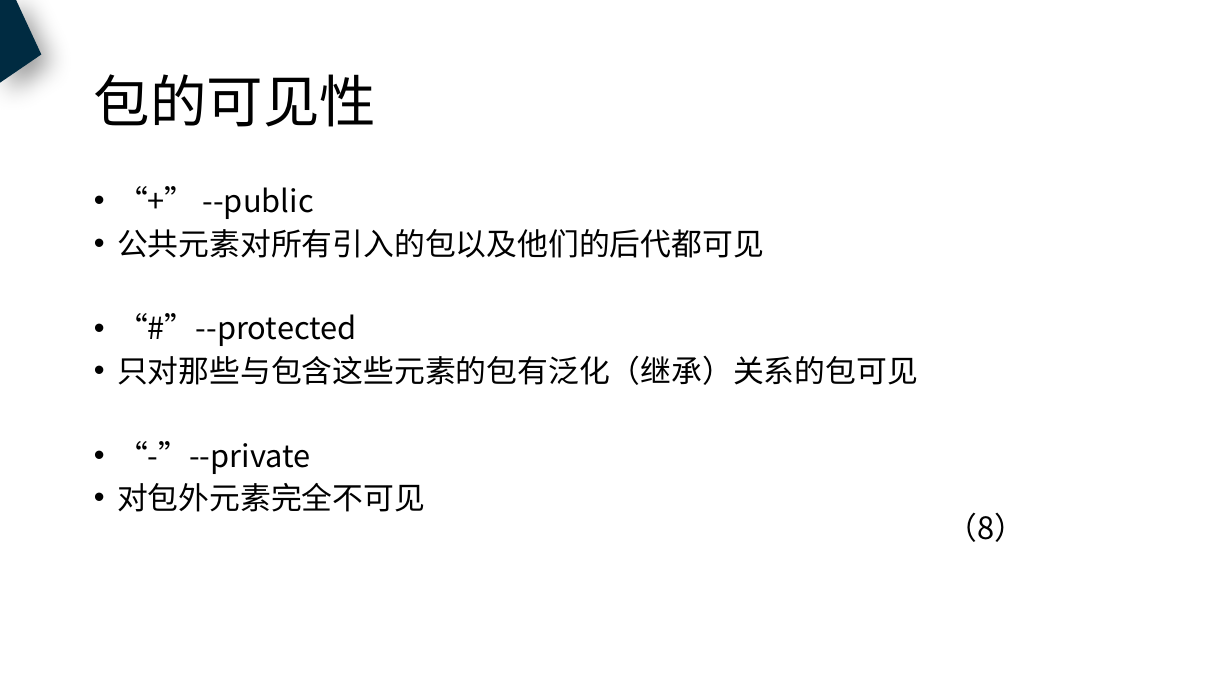
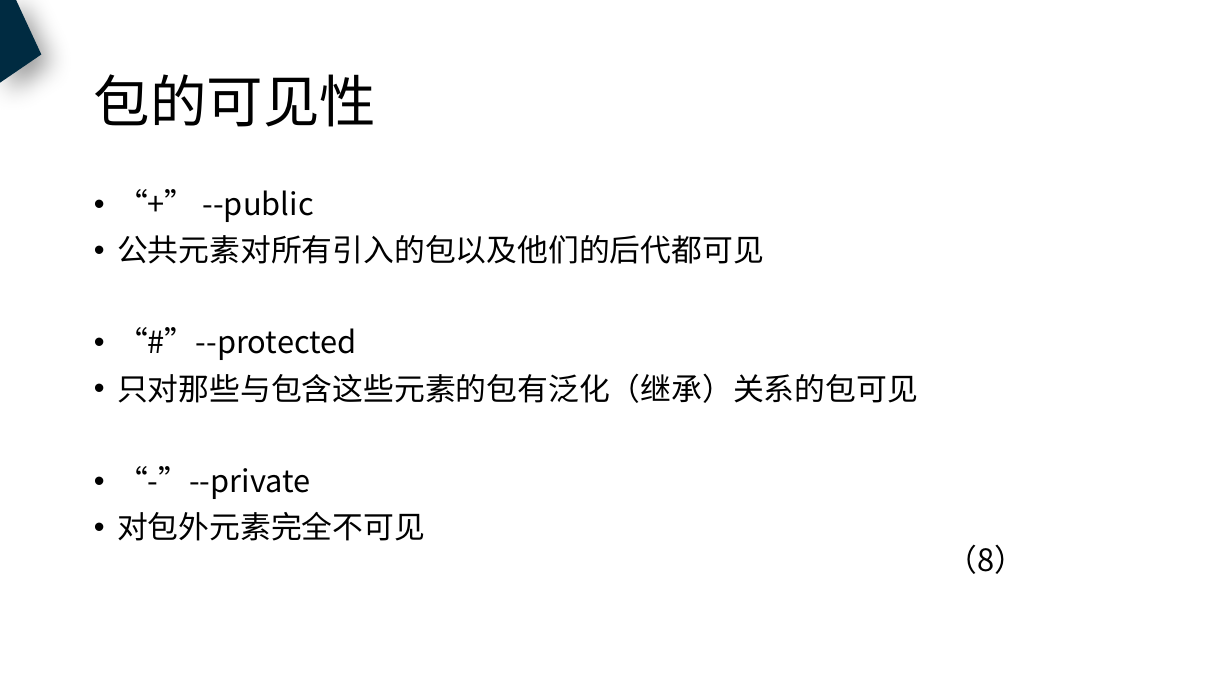
Before and after one commit to PRD2018-G18/PRD2018, a slide deck: slide 35 of 非受控文档/过程文档/UML基础3/UML基础3.pptx. Drawn at 1232x693 pixels with LibreOffice and Linux fonts; fonts in the diff are those of the drawing. Boxes give left, top, right and bottom in pixels: in the first picture for what was removed or moved away, otherwise in the second. Text is boxed around its words. In the diff, an @@ line names an element or a change of style, - is before the commit and + after.

```diff
--- a/非受控文档/过程文档/UML基础3/UML基础3.pptx
+++ b/非受控文档/过程文档/UML基础3/UML基础3.pptx
@@ text "“+” --public" at [117,190,1025,574]: line spacing 0.8 to 0.9 @@
```
Also in this commit, not shown: 6 other slides changed, 5 other files.
